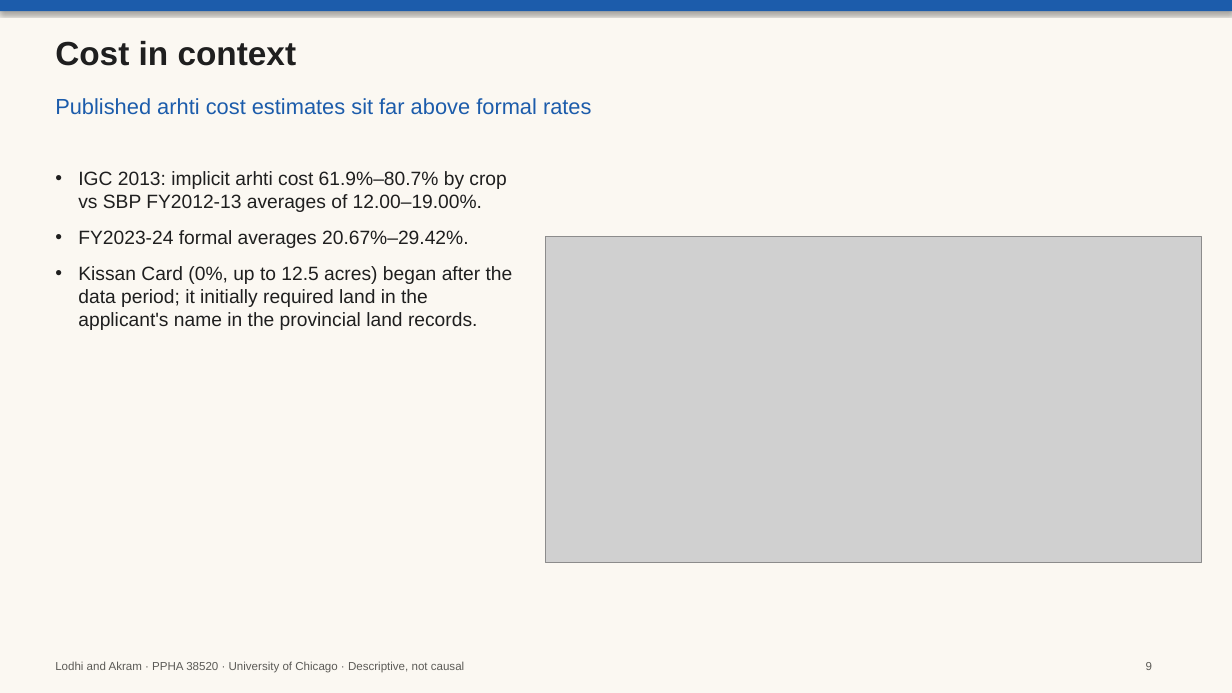
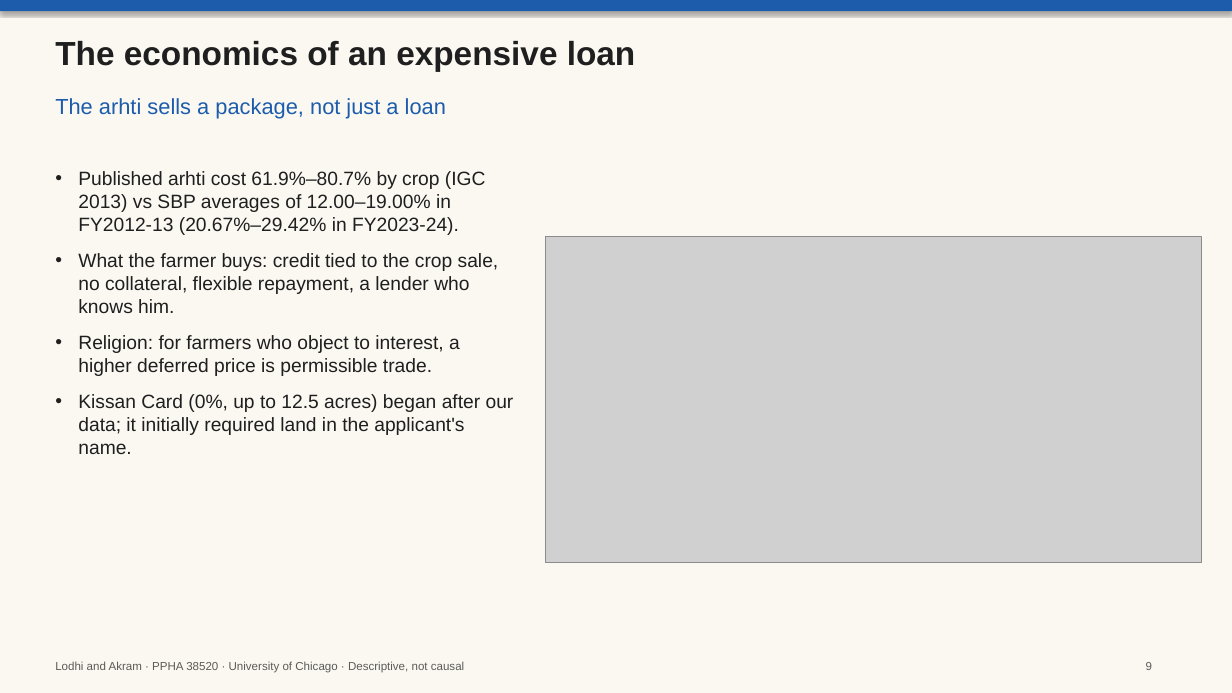
Before and after one commit to ahmedrazakhanlodhi/arhti-project, a slide deck: slide 9 of outputs/slides/arhti_slides.pptx. Drawn at 1232x693 pixels with LibreOffice and Linux fonts; fonts in the diff are those of the drawing; grey boxes stand for pictures. Boxes give left, top, right and bottom in pixels: in the first picture for what was removed or moved away, otherwise in the second. Text is boxed around its words. In the diff, an @@ line names an element or a change of style, - is before the commit and + after.

Commit message:
Slides and app aligned with the final paper
Slide 1 opens with the paper's opening account; slide titles follow
the paper's sections; slide 9 covers what the farmer buys, including
the religious dimension; slide 12 ends on the test of financial
inclusion. App narrative and story screens follow the paper; the
neither-source map no longer carries a Figure S13 label (D050).

```diff
--- a/outputs/slides/arhti_slides.pptx
+++ b/outputs/slides/arhti_slides.pptx
@@ text at box(55, 41, 636, 71): text changed @@
-Cost in context
+The economics of an expensive loan
@@ text at box(55, 98, 446, 118): text changed @@
-Published arhti cost estimates sit far above formal rates
+The arhti sells a package, not just a loan
@@ text at box(78, 171, 514, 454): text changed @@
-• IGC 2013: implicit arhti cost 61.9%–80.7% by crop vs SBP FY2012-13 averages of 12.00–19.00%.
-• FY2023-24 formal averages 20.67%–29.42%.
-• Kissan Card (0%, up to 12.5 acres) began after the data period; it initially required land in the applicant's name in the provincial land records.
+• Published arhti cost 61.9%–80.7% by crop (IGC 2013) vs SBP averages of 12.00–19.00% in FY2012-13 (20.67%–29.42% in FY2023-24).
+• What the farmer buys: credit tied to the crop sale, no collateral, flexible repayment, a lender who knows him.
+• Religion: for farmers who object to interest, a higher deferred price is permissible trade.
+• Kissan Card (0%, up to 12.5 acres) began after our data; it initially required land in the applicant's name.
```
Also in this commit, not shown: 6 other slides changed, 11 other files.
